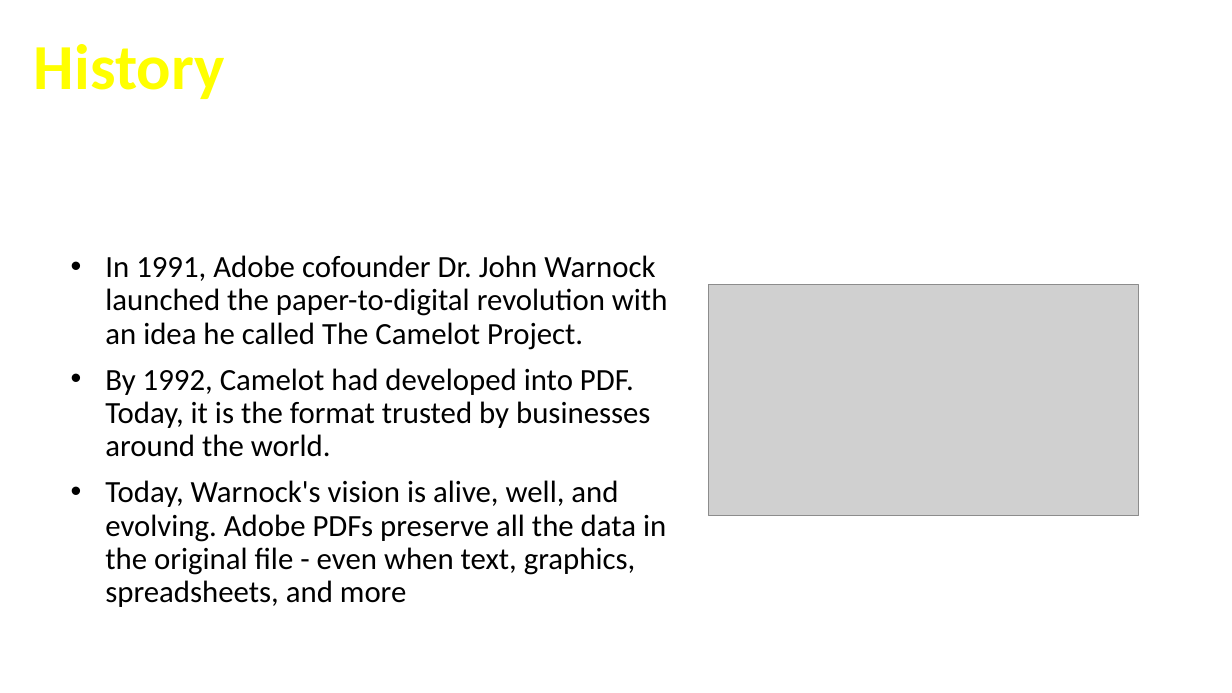
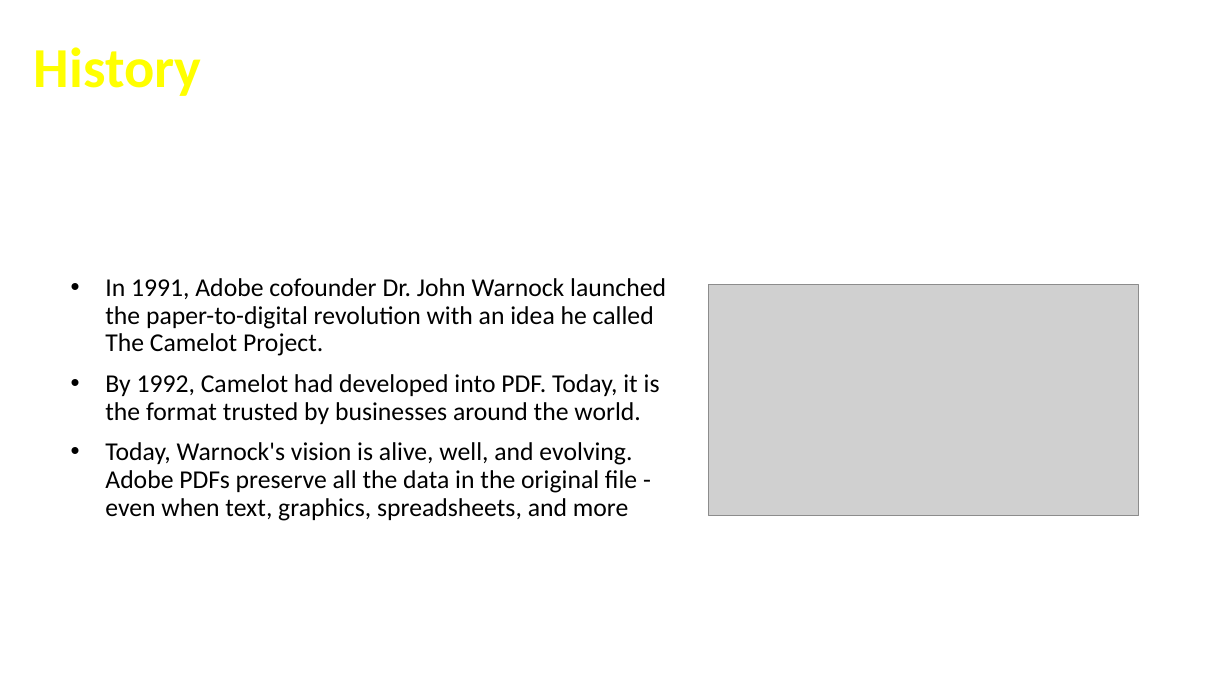
Before and after one commit to cfclick/CFSummit2016, a slide deck: slide 4 of powerpoint/SmartPDF/Don't Just PDF.pptx. Drawn at 1232x693 pixels with LibreOffice and Linux fonts; fonts in the diff are those of the drawing; grey boxes stand for pictures; background and template pictures are left out. Boxes give left, top, right and bottom in pixels: in the first picture for what was removed or moved away, otherwise in the second. Text is boxed around its words. In the diff, an @@ line names an element or a change of style, - is before the commit and + after.

Commit message:
format, font fix

```diff
--- a/powerpoint/SmartPDF/Don't Just PDF.pptx
+++ b/powerpoint/SmartPDF/Don't Just PDF.pptx
@@ text "History" at bbox=[34, 47, 202, 96]: size 50 to 44 pt @@
@@ text "In 1991, Adobe cofounder Dr. ...": place and size @@
-text "In 1991, Adobe cofounder Dr. ..." at bbox=[105, 255, 668, 607]
+text "In 1991, Adobe cofounder Dr. ..." at bbox=[105, 278, 666, 521]
@@ text "In 1991, Adobe cofounder Dr. ..." at bbox=[105, 278, 666, 521]: size 24 to 20 pt @@
```
Also in this commit, not shown: 15 other slides changed.
